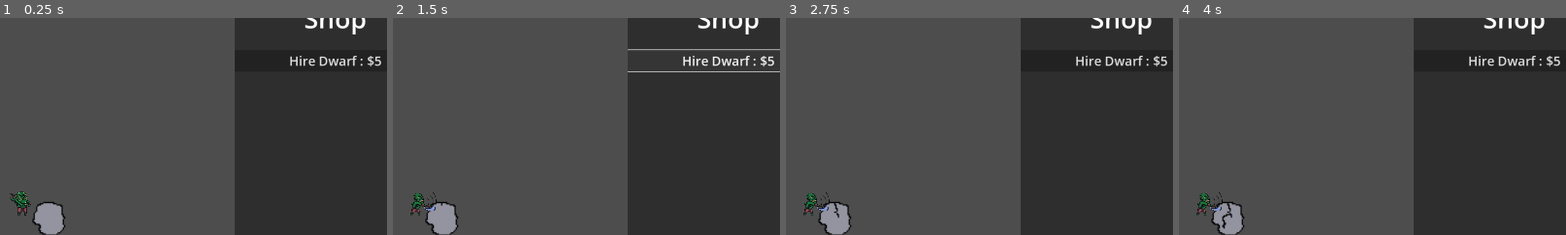
Above: before the commit, frames 1-4 (left to right).
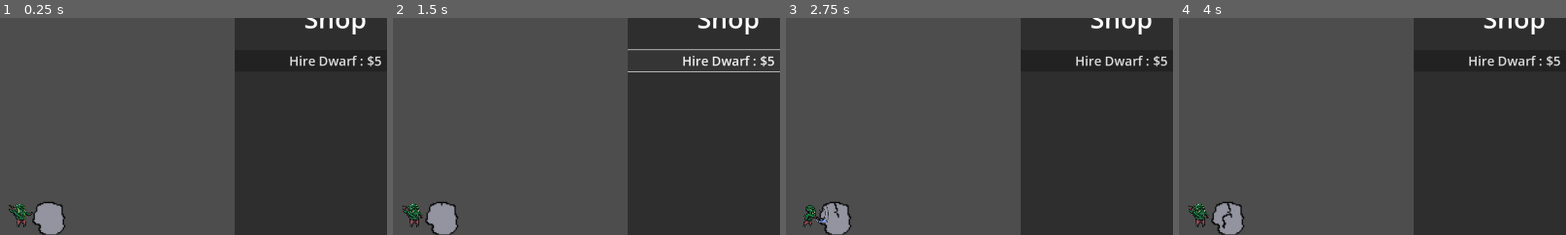
Above: after the commit, the same moments.

Repository: alstonStone/BoulderBreakerz
Game: Godot game, scene res://Scenes/game.tscn
Same seed, same stepped clock (60 frames per second), same inputs: the game is played once before the commit and once after it.
Inputs (mouse positions are % of the whole screen's width and height, from its top left):
- Up to frame 1 (0.25 s): no input
- Up to frame 2 (1.5 s): click (50, 50) at 0.5 s; click "Hire Dwarf : $5" at 1.25 s
- Up to frame 3 (2.75 s): click (50, 50) at 2 s
- Up to frame 4 (4 s): click "Hire Dwarf : $5" at 2.75 s; click (50, 50) at 3.5 s
The pictures show only the part of the screen within x 44-94%, y 4-54%; the shares and areas given below are measured in that part.

The runs differ from the first frame. In frame 1, 0.5% of the frame differs, in the area x 2-9%, y 79-97%; in frame 2, 0.5%; in frame 3, 0.5%; in frame 4, 0.5%.

Commit message:
added orc mining animation

Diff:
--- a/Scenes/game.tscn
+++ b/Scenes/game.tscn
@@ -14,6 +14,45 @@
 [sub_resource type="StyleBoxEmpty" id="StyleBoxEmpty_qsk2l"]
 
 [sub_resource type="StyleBoxEmpty" id="StyleBoxEmpty_etsg6"]
+
+[sub_resource type="AtlasTexture" id="AtlasTexture_xtmt1"]
+atlas = ExtResource("5_o7sma")
+region = Rect2(0, 0, 96, 96)
+
+[sub_resource type="AtlasTexture" id="AtlasTexture_boatv"]
+atlas = ExtResource("5_o7sma")
+region = Rect2(96, 0, 96, 96)
+
+[sub_resource type="AtlasTexture" id="AtlasTexture_7jg50"]
+atlas = ExtResource("5_o7sma")
+region = Rect2(192, 0, 96, 96)
+
+[sub_resource type="AtlasTexture" id="AtlasTexture_ctve6"]
+atlas = ExtResource("5_o7sma")
+region = Rect2(288, 0, 96, 96)
+
+[sub_resource type="SpriteFrames" id="SpriteFrames_v8ye3"]
+animations = [{
+"frames": [{
+"duration": 4.0,
+"texture": SubResource("AtlasTexture_xtmt1")
+}, {
+"duration": 2.0,
+"texture": SubResource("AtlasTexture_boatv")
+}, {
+"duration": 0.5,
+"texture": SubResource("AtlasTexture_7jg50")
+}, {
+"duration": 4.0,
+"texture": SubResource("AtlasTexture_ctve6")
+}, {
+"duration": 0.5,
+"texture": SubResource("AtlasTexture_7jg50")
+}],
+"loop": true,
+"name": &"default",
+"speed": 5.0
+}]
 
 [node name="Game" type="CanvasLayer"]
 script = ExtResource("1_5mub3")
@@ -88,10 +127,11 @@
 theme_override_font_sizes/font_size = 32
 text = "Hire Dwarf : $5"
 
-[node name="Orc" type="Sprite2D" parent="."]
-position = Vector2(905, 486)
-texture = ExtResource("5_o7sma")
-hframes = 4
-script = ExtResource("6_rytmr")
+[node name="Orc" type="AnimatedSprite2D" parent="."]
+position = Vector2(903, 516)
+sprite_frames = SubResource("SpriteFrames_v8ye3")
+frame = 1
+frame_progress = 0.413756
+script = ExtResource("6_s0a0u")
 
 [connection signal="pressed" from="Boulder" to="Boulder" method="_on_pressed"]
--- a/Scripts/Orc.gd
+++ b/Scripts/Orc.gd
@@ -1,4 +1,4 @@
-extends Sprite2D
+extends AnimatedSprite2D
 
 
 # Called when the node enters the scene tree for the first time.
@@ -6,7 +6,5 @@
 	pass # Replace with function body.
 
 
-# Called every frame. 'delta' is the elapsed time since the previous frame.
-func _process(delta):
-	await get_tree().create_timer(0.5).timeout
-	self.frame +=1
+func _process(_delta):
+	self.play()
Not shown: 1 places in Scenes/game.tscn that only renumber resources
